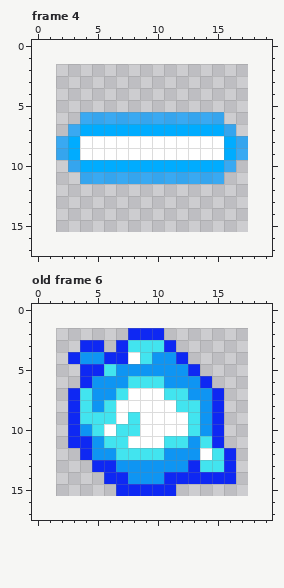
Pixel-art file, stored at mockup/projectile.aseprite. Above, as it was before the edit.
16x14 pixels, 6 frames. Colours within 5 levels of each other are drawn and written as one. Shown: frame 4, old frame 6. The old version is drawn lined up with the new one, on the new canvas. The commit also changed other frames, which this record leaves out.
Once edited:
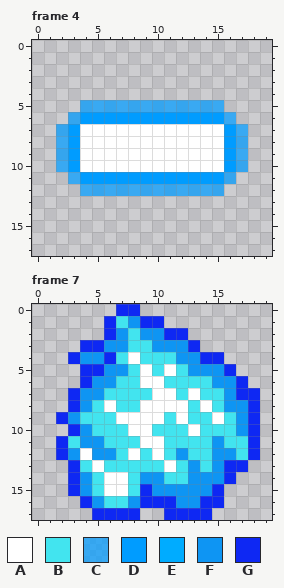
Palette (. is transparent): A #ffffff  B #42e4ef  C #009bffb8  D #009cff  E #00acff  F #0e95f3  G #0e28f3
A new or re-ordered frame is compared with the old frame closest to it.
The commit says: Adjust empowered projectiles
What changed:
canvas 16x14 -> 20x18, the old top-left corner now at 2,2
frames 6 -> 7
Changed rows in their new state; - is an unchanged pixel.
Frame 4:
first column x 2:
 5 --CCCCCCCCCCCC--
 6 -CDDDDDDDDDDDDC-
 7 CDAAAAAAAAAAAADC
 8 -D------------D-
 9 -D------------D-
10 CDAAAAAAAAAAAADC
11 -CDDDDDDDDDDDDC-
12 --CCCCCCCCCCCC--
Frame 7 is new; against old frame 6:
first column x 2:
 0 -----GG----------
 1 ----GBFGG--------
 2 ----GFBFFGG------
 3 ----FF--FFFG-----
 4 -----B--BBFFGG---
 5 ----F-BABABFFFG--
 6 -----B-AABBBBFFG-
 7 --F-B-BB-A-ABBFGG
 8 --FBABB---A-ABFFG
 9 GF----A--B--BABFG
10 ----B-A-BBBABBBFG
11 GBF---B----B-FBBG
12 GFA---A-AB-BBFFBG
13 -GBABBBBBABF-F-G-
14 -GFBAAB--BBFFF---
15 -GFBAAB-FFFFFG---
16 --GFBBFGGGFFGG---
17 ---GGGG--GGGG----
